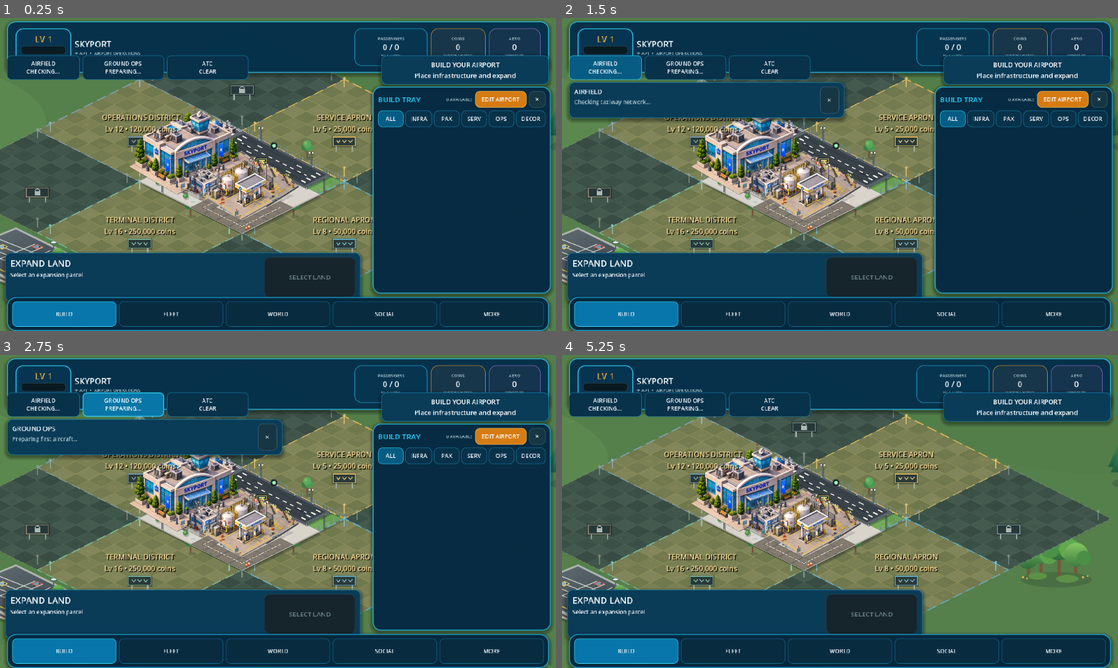
Above: before the commit, frames 1-4 (two rows, left to right).
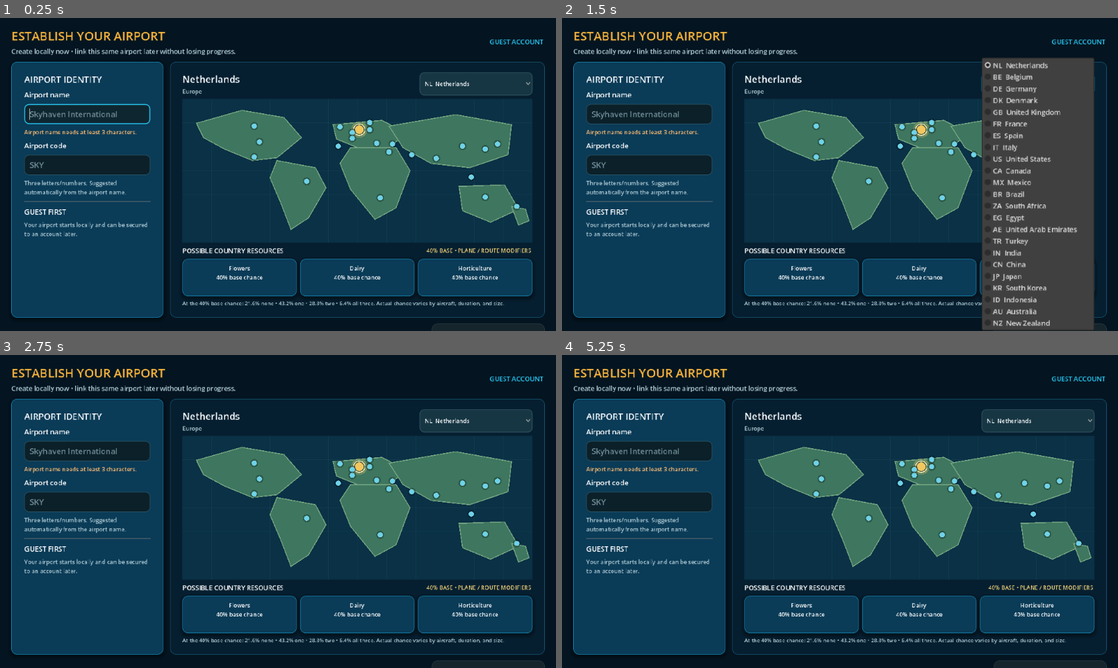
Above: after the commit, the same moments.

Repository: elroynbenjamins/SkyportOnline
Game: Godot game, scene res://src/main/Main.tscn
The game is run twice, just before and just after one commit, with the same random seed, the same clock (stepped at 60 frames per second) and the same inputs.
Inputs (mouse positions are in pixels of both pictures, inside the frame that each line leads up to):
- Up to frame 1 (0.25 s): no input
- Up to frame 2 (1.5 s): click (606, 68) at 0.5 s, where only the run before the commit has a clickable "AIRFIELD CHECKING..."; click (1040, 83) at 1.25 s, where only the run after the commit has a clickable "NL Netherlands"
- Up to frame 3 (2.75 s): click (122, 405) at 2 s, where only the run before the commit has a clickable "GROUND OPS PREPARING..."
- Up to frame 4 (5.25 s): click (767, 405) at 2.75 s, where only the run before the commit has a clickable "ATC CLEAR"; click (828, 436) at 3.5 s, where only the run before the commit has a clickable "✕"; click (1062, 436) at 4.25 s, where only the run before the commit has a clickable "EDIT AIRPORT"; click (1101, 436) at 5 s, where only the run before the commit has a clickable "✕"

The runs differ from the first frame. In frame 1, 76% of the frame differs, in the area x 0-100%, y 0-100%; in frame 2, 83%; in frame 3, 73%; in frame 4, 88%.
Error before the commit: Parse Error: Function "_on_navigation_requested" has the same name as a previously declared function. (res://src/main/ProgressionMain.gd:1104)

Commit message:
Integrate Charter into existing progression navigation

Diff:
--- a/src/main/ProgressionMain.gd
+++ b/src/main/ProgressionMain.gd
@@ -472,20 +472,6 @@
 		)
 
 
-func _on_navigation_requested(tab: String) -> void:
-	if tab != "charter":
-		super._on_navigation_requested(tab)
-		return
-	if not CharterRules.is_unlocked(player_level):
-		hud.set_operation_status(
-			"Cargo Charter unlocks at Airport Level %d." % CharterRules.UNLOCK_LEVEL,
-			"warning"
-		)
-		return
-	if charter_screen != null:
-		charter_screen.open_screen(_charter_snapshot())
-
-
 func _on_charter_accept_requested(offer_id: String) -> void:
 	var activation := airport_grid.get_charter_district_activation_status()
 	var next := CharterRules.accept_contract(
@@ -1106,6 +1092,18 @@
 		career_screen.close_screen()
 	if mission_pass_screen != null:
 		mission_pass_screen.close_screen()
+	if tab == "charter":
+		if not CharterRules.is_unlocked(player_level):
+			hud.set_operation_status(
+				"Cargo Charter unlocks at Airport Level %d." % CharterRules.UNLOCK_LEVEL,
+				"warning"
+			)
+			return
+		if charter_screen != null:
+			charter_screen.open_screen(_charter_snapshot())
+		return
+	if charter_screen != null and charter_screen.is_open():
+		charter_screen.close_screen()
 	super._on_navigation_requested(tab)
 	if tab in ["social", "alliance"] and social_airport_service != null:
 		social_airport_screen.set_snapshot(_social_only_snapshot(social_airport_service.get_snapshot()))
